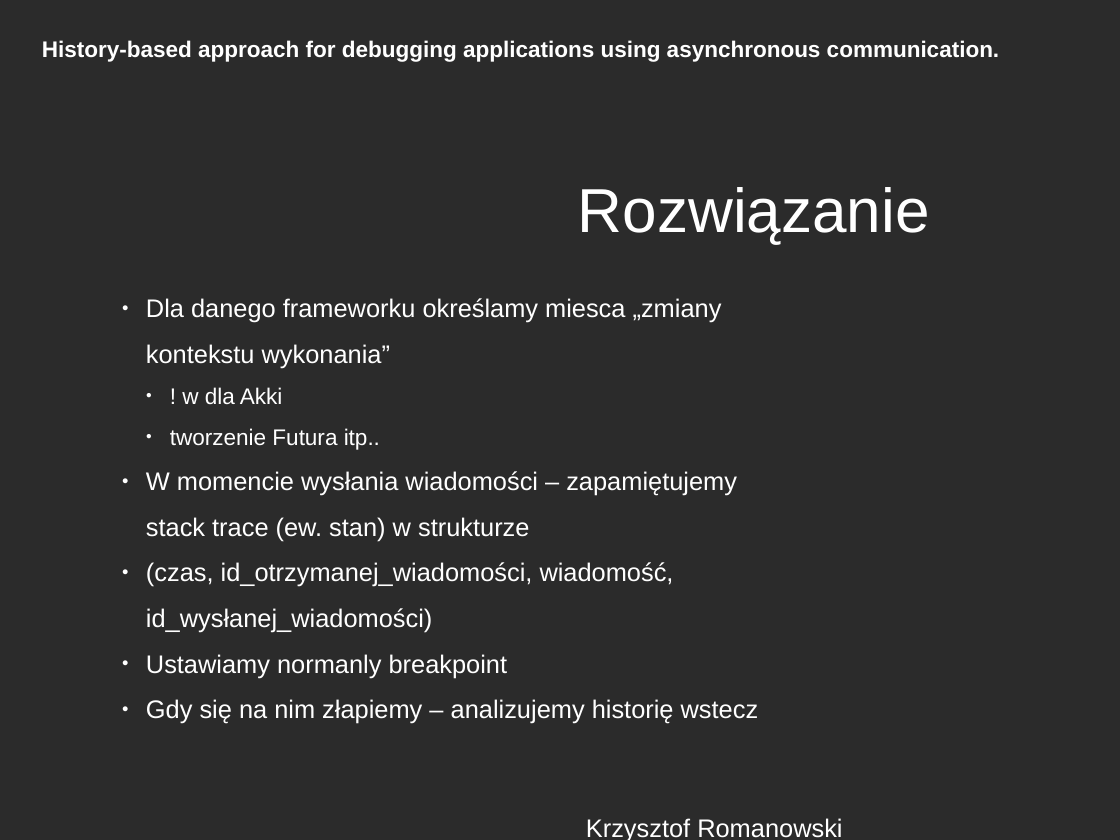
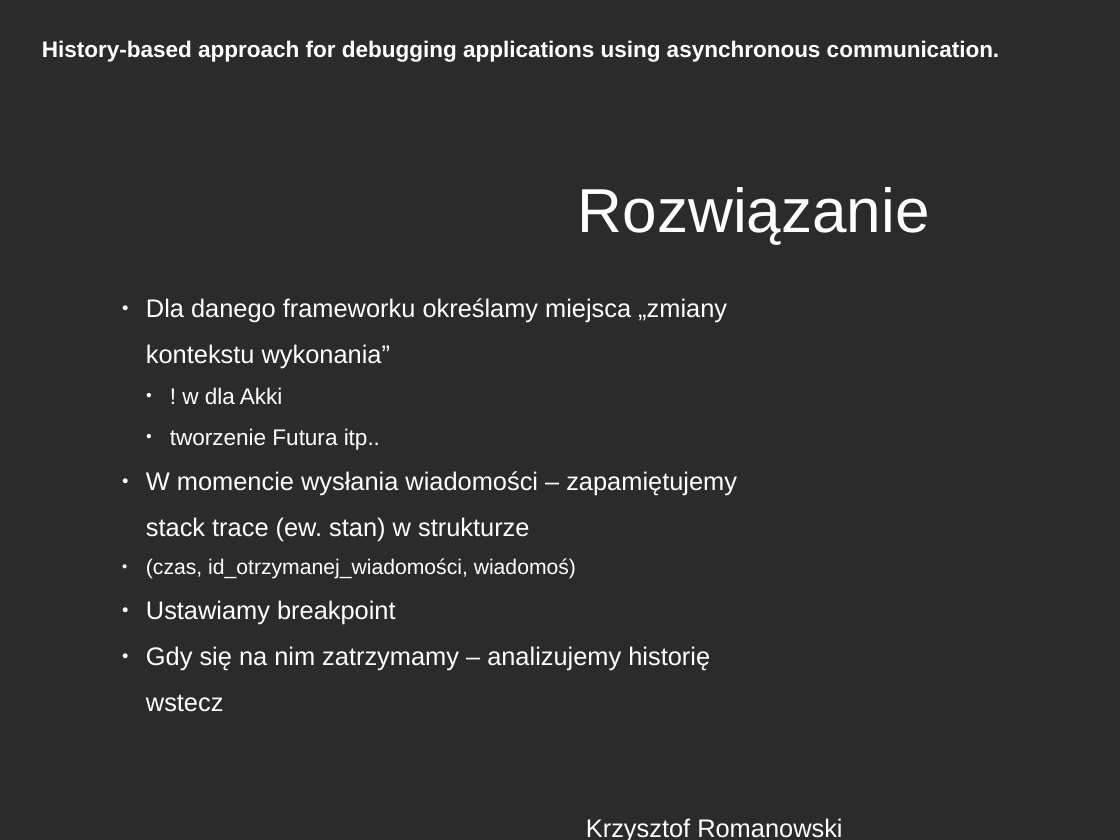
Before and after one commit to romanowski/asa, a slide deck: slide 7 of docs/prezentacja.odp. Drawn at 1120x840 pixels with LibreOffice and Linux fonts; fonts in the diff are those of the drawing; background and template pictures are left out; a plain dark background stands for a picture behind light text. Boxes give left, top, right and bottom in pixels: in the first picture for what was removed or moved away, otherwise in the second. Text is boxed around its words. In the diff, an @@ line names an element or a change of style, - is before the commit and + after.

Commit message:
fix presentation

```diff
--- a/docs/prezentacja.odp
+++ b/docs/prezentacja.odp
@@ text at box(146, 298, 727, 368): text changed @@
-● Dla danego frameworku określamy miesca „zmiany kontekstu wykonania”
+● Dla danego frameworku określamy miejsca „zmiany kontekstu wykonania”
@@ text at box(146, 558, 710, 671): text changed @@
-● (czas, id_otrzymanej_wiadomości, wiadomość, id_wysłanej_wiadomości)
-● Ustawiamy normanly breakpoint
-● Gdy się na nim złapiemy – analizujemy historię wstecz
+● (czas, id_otrzymanej_wiadomości, wiadomoś)
+● Ustawiamy breakpoint
+● Gdy się na nim zatrzymamy – analizujemy historię wstecz
```
Also in this commit, not shown: 4 other slides changed, 3 other files.
